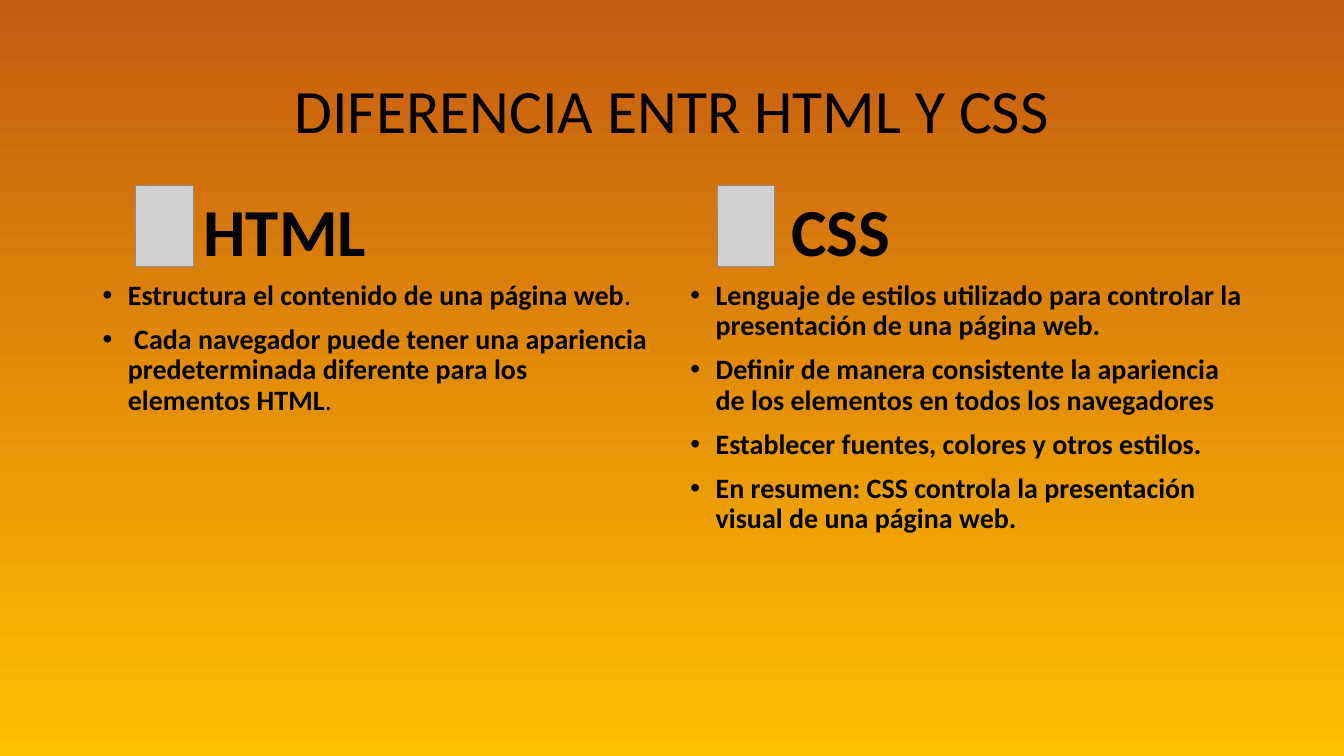
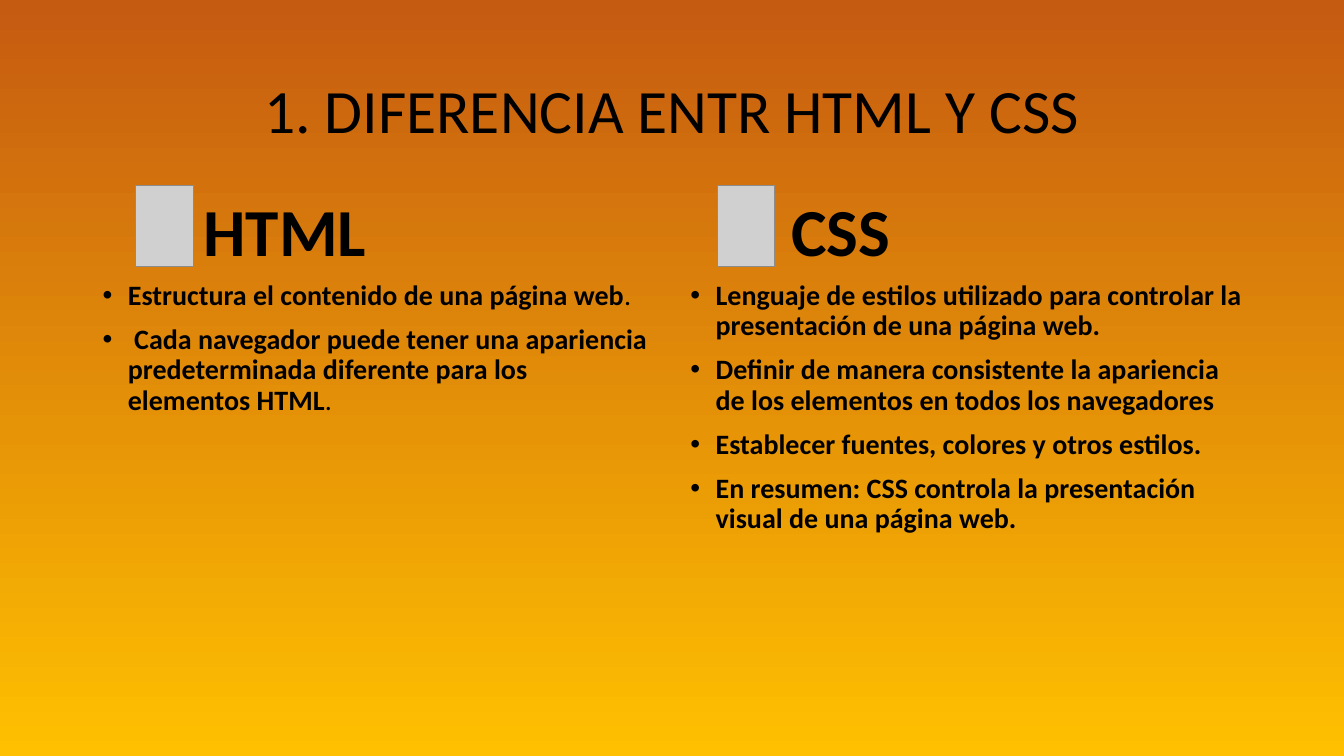
Before and after one commit to WalterDeRacagua/Curso-de-HTML-y-CSS, a slide deck: slide 4 of HTML/TEORIA/INTRODUCCIÓN HTML.odp. Drawn at 1344x756 pixels with LibreOffice and Linux fonts; fonts in the diff are those of the drawing; grey boxes stand for pictures. Boxes give left, top, right and bottom in pixels: in the first picture for what was removed or moved away, otherwise in the second. Text is boxed around its words. In the diff, an @@ line names an element or a change of style, - is before the commit and + after.

Commit message:
Fin apuntes introducción HTML

```diff
--- a/HTML/TEORIA/INTRODUCCIÓN HTML.odp
+++ b/HTML/TEORIA/INTRODUCCIÓN HTML.odp
@@ title at (264, 93, 1078, 134): text changed @@
-DIFERENCIA ENTR HTML Y CSS
+1. DIFERENCIA ENTR HTML Y CSS
```
Also in this commit, not shown: 8 other slides changed, 5 slides added.
